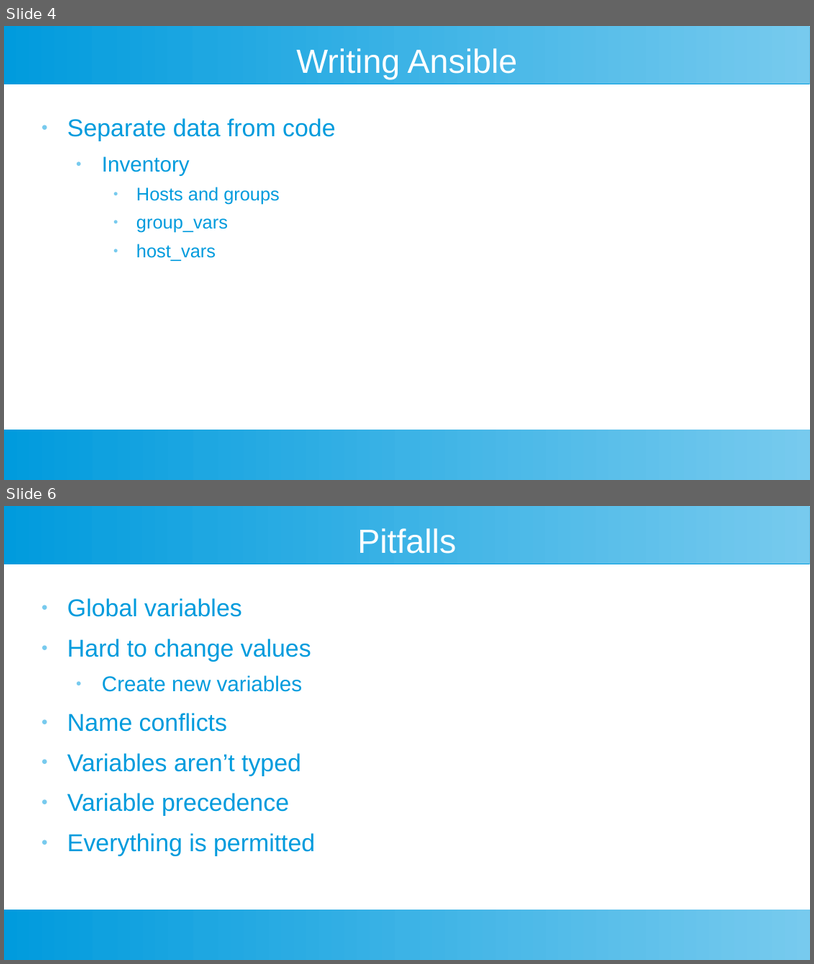
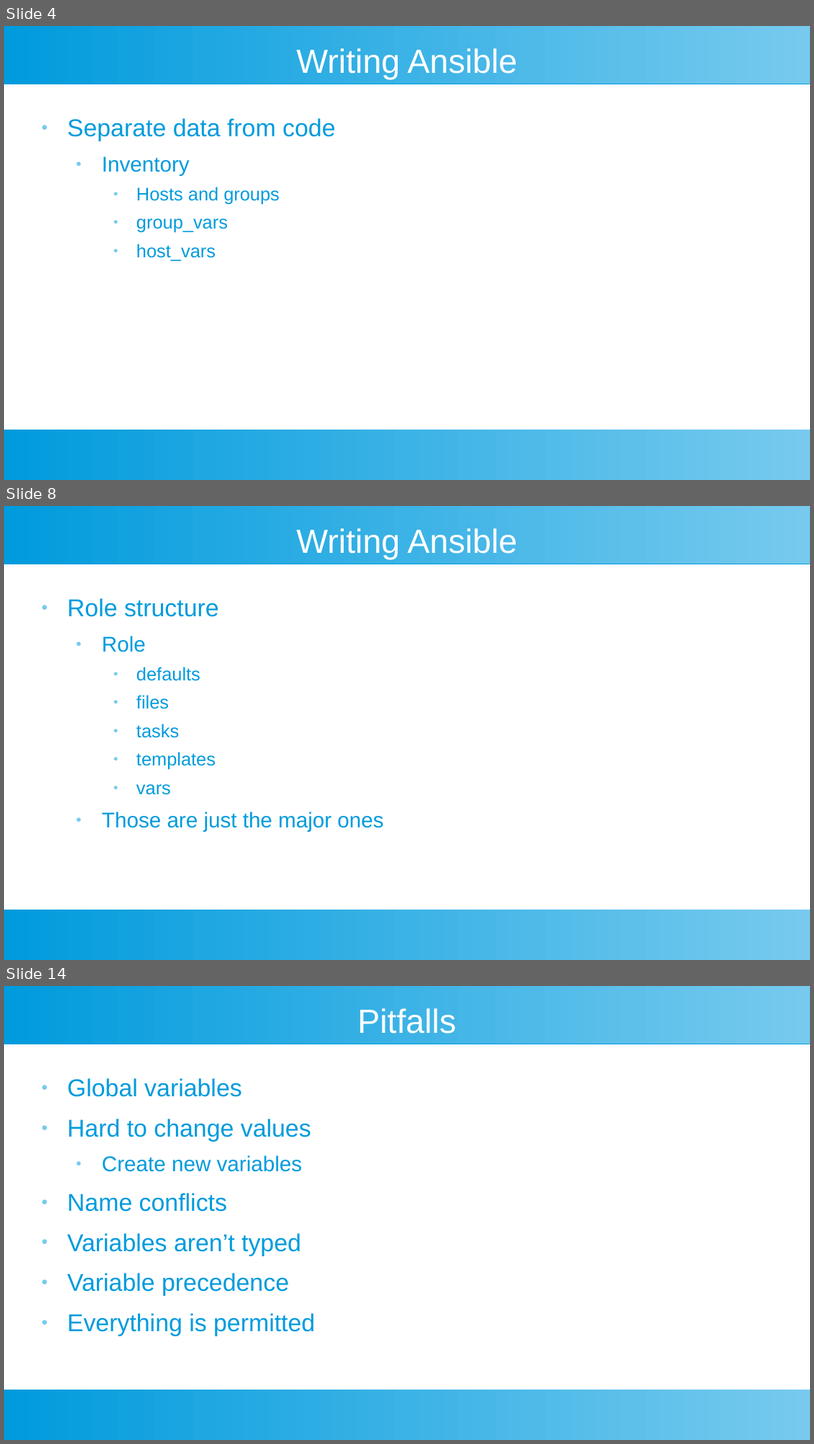
Before and after one commit to riffraff169/ansible-training, a slide deck: docs/ansible-slides.odp. Shown one above the other, each under a label of ours: slides 4 and 6 before the commit, slides 4, 8 and 14 after it; the slides between them are not shown. The pictures are 814x964 and 814x1444 pixels, drawn with LibreOffice and Linux fonts; fonts in the diff are those of the drawing. Boxes give left, top, right and bottom in pixels: in the first picture for what was removed or moved away, otherwise in the second. Text is boxed around its words. In the diff, an @@ line names an element or a change of style, - is before the commit and + after.

```diff
--- a/docs/ansible-slides.odp
+++ b/docs/ansible-slides.odp
@@ slide 8 added at [4,506,810,960], background #FFFFFF; not listed: 2 template elements that a slide beside it also shows @@
@@ title added at [296,528,518,559], 33 pt, text #FFFFFF @@
+Writing Ansible
@@ text added at [67,598,383,831], 18 pt, text #009BDD @@
+● Role structure
+  ● Role
+    ● defaults
+    ● files
+    ● tasks
+    ● templates
+    ● vars
+  ● Those are just the major ones
@@ what was slide 6 is now slide 14 @@
```
Also in this commit, not shown: 1 slide changed, 8 other slides added, 1 other file.
